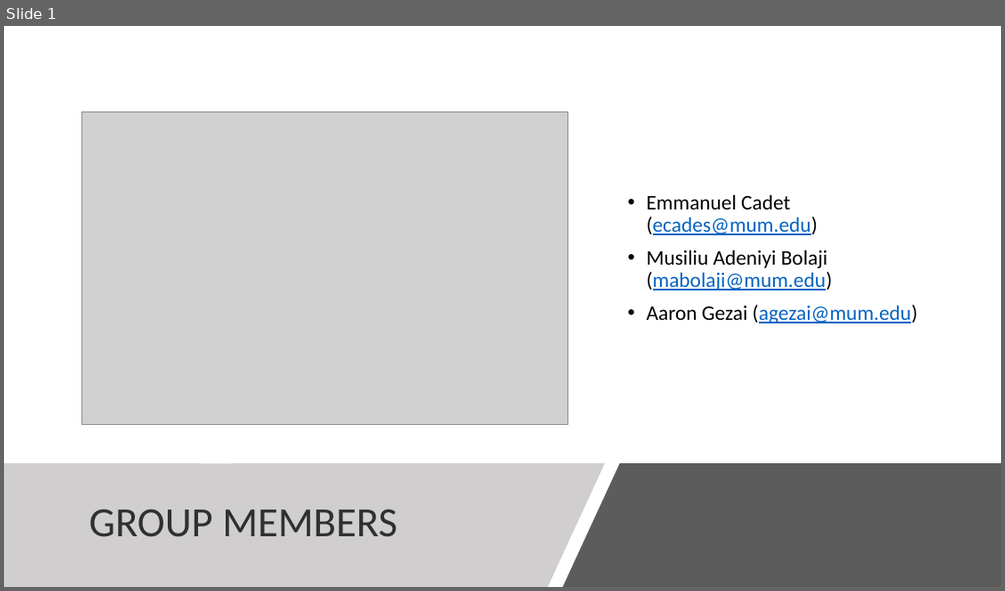
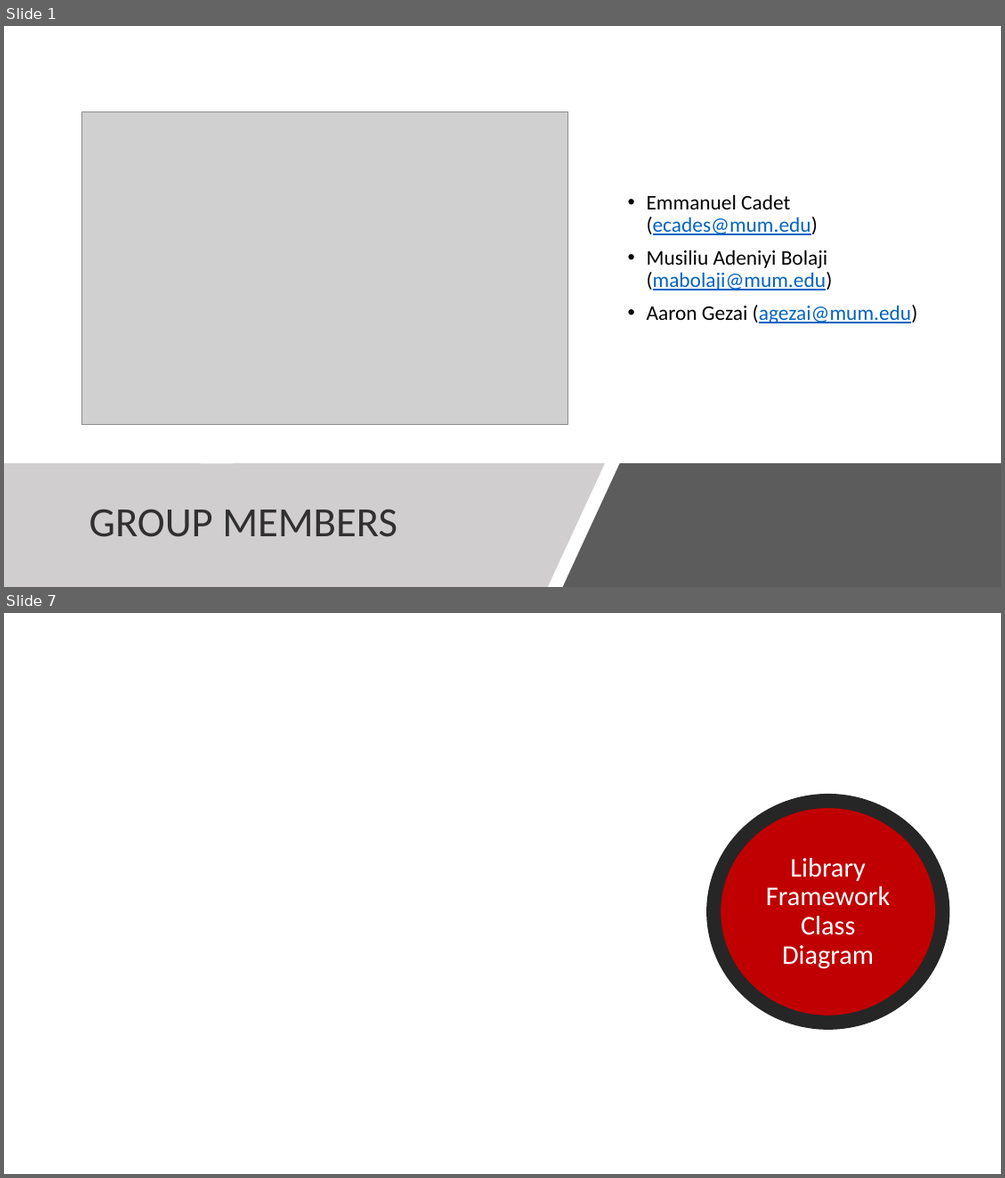
Before and after one commit to asdprojectlibrary/FrameworkLibraryProject, a slide deck: New Microsoft PowerPoint Presentation1.pptx. Shown one above the other, each under a label of ours: slide 1 before the commit, slides 1 and 7 after it; the slides between them are not shown. The pictures are 1005x591 and 1005x1178 pixels, drawn with LibreOffice and Linux fonts; fonts in the diff are those of the drawing; grey boxes stand for pictures; background and template pictures are left out. Boxes give left, top, right and bottom in pixels: in the first picture for what was removed or moved away, otherwise in the second. Text is boxed around its words. In the diff, an @@ line names an element or a change of style, - is before the commit and + after.

```diff
--- a/New Microsoft PowerPoint Presentation1.pptx
+++ b/New Microsoft PowerPoint Presentation1.pptx
@@ slide 7 added at bbox=[4, 613, 1001, 1174], background picture (left out) @@
@@ ellipse added at bbox=[713, 801, 942, 1022], fill #C00000, outline #262626 13.75 pt, 26 pt, text #FFFFFF @@
+Library Framework Class Diagram
```
Also in this commit, not shown: 11 slides changed, 1 other slide added, 2 slides removed.
